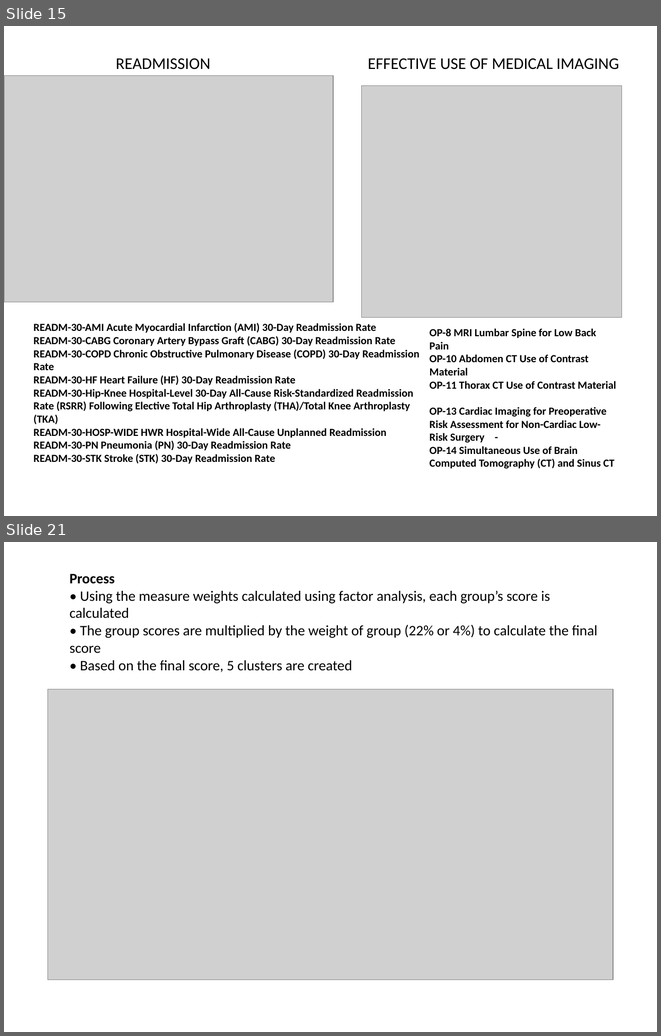
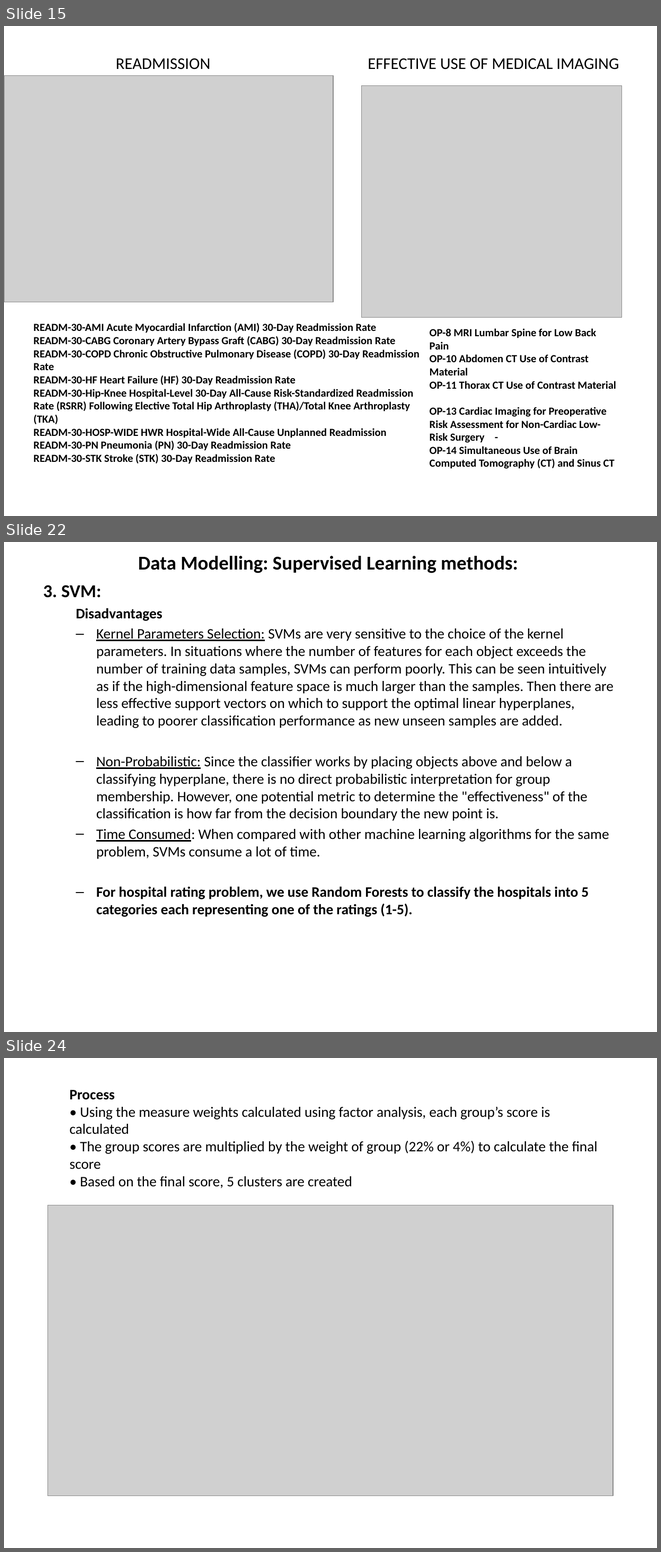
Before and after one commit to Prathyusha-Akundi/CMS_Hospital_Rating, a slide deck: CMS STAR-RATING.pptx. Shown one above the other, each under a label of ours: slides 15 and 21 before the commit, slides 15, 22 and 24 after it; the slides between them are not shown. The pictures are 661x1036 and 661x1552 pixels, drawn with LibreOffice and Linux fonts; fonts in the diff are those of the drawing; grey boxes stand for pictures. Boxes give left, top, right and bottom in pixels: in the first picture for what was removed or moved away, otherwise in the second. Text is boxed around its words. In the diff, an @@ line names an element or a change of style, - is before the commit and + after.

```diff
--- a/CMS STAR-RATING.pptx
+++ b/CMS STAR-RATING.pptx
@@ slide 22 added at [4,542,657,1032], background #FFFFFF @@
@@ title added at [138,556,518,573], 21.6 pt, text #000000, bold @@
+Data Modelling: Supervised Learning methods:
@@ text added at [43,585,614,917], 16 pt, text #000000 @@
+3. SVM:
+  Disadvantages
+  – Kernel Parameters Selection: SVMs are very sensitive to the choice of the kernel parameters. In situations where the number of features for each object exceeds the number of training data samples, SVMs can perform poorly. This can be seen intuitively as if the high-dimensional feature space is much larger than the samples. Then there are less effective support vectors on which to support the optimal linear hyperplanes, leading to poorer classification performance as new unseen samples are added.
+  – Non-Probabilistic: Since the classifier works by placing objects above and below a classifying hyperplane, there is no direct probabilistic interpretation for group membership. However, one potential metric to determine the "effectiveness" of the classification is how far from the decision boundary the new point is.
+  – Time Consumed: When compared with other machine learning algorithms for the same problem, SVMs consume a lot of time.
+  – For hospital rating problem, we use Random Forests to classify the hospitals into 5 categories each representing one of the ratings (1-5).
@@ what was slide 21 is now slide 24 @@
```
Also in this commit, not shown: 12 slides changed, 2 other slides added.
